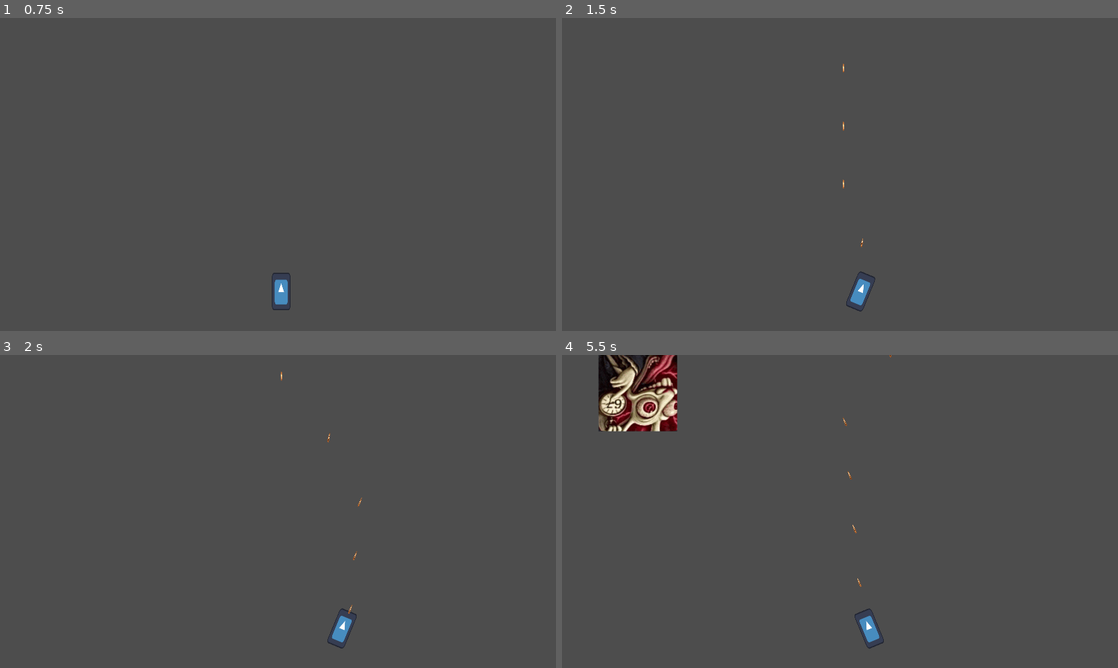
Above: before the commit, frames 1-4 (two rows, left to right).
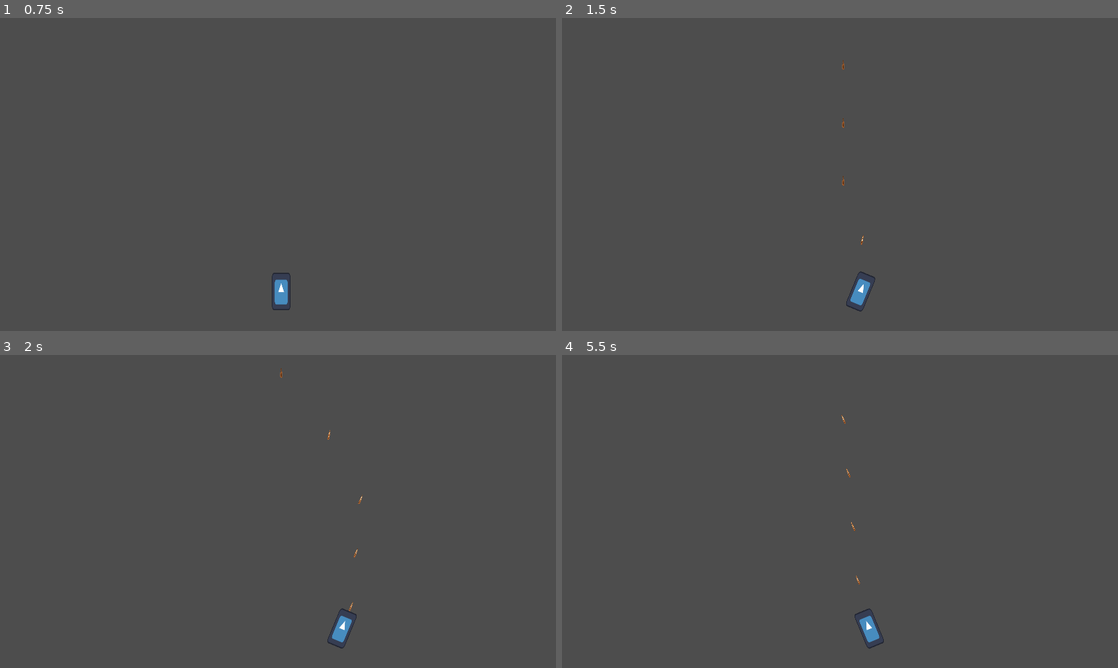
Above: after the commit, the same moments.

Repository: KopyB/TugasGIMPARTY13
Game: Godot game, scene res://scenes/main_menu.tscn
The game is run twice, just before and just after one commit, with the same random seed, the same clock (stepped at 60 frames per second) and the same inputs. The engine's default icon, where the game draws it, is replaced by a stand-in: a white triangle on a blue panel in a dark square.
Inputs:
- Up to frame 1 (0.75 s): click "START" at 0.5 s
- Up to frame 2 (1.5 s): tap Enter at 1.25 s; hold Right (ui_right) from 1.28 s (still down)
- Up to frame 3 (2 s): keep holding Right (ui_right)
- Up to frame 4 (5.5 s): release Right (ui_right) at 2.03 s; hold Left (ui_left) 2.03-2.78 s; hold Right (ui_right) 2.78-4.28 s; hold Left (ui_left) from 4.28 s (still down)

Frame 1 is identical in both runs. In frame 2, less than 0.1% of the frame differs, in the area x 50-55%, y 13-74%; in frame 3, less than 0.1%; in frame 4, 3.5%, in the area x 6-60%, y 0-74%.

Commit message:
enemyset
feat 2 enemyset

Diff:
--- a/scenes/barrelbomb.tscn
+++ b/scenes/barrelbomb.tscn
@@ -22,4 +22,5 @@
 
 [node name="VisibleOnScreenNotifier2D" type="VisibleOnScreenNotifier2D" parent="."]
 
+[connection signal="body_entered" from="." to="." method="_on_body_entered"]
 [connection signal="screen_exited" from="VisibleOnScreenNotifier2D" to="." method="_on_visible_on_screen_notifier_2d_screen_exited"]
--- a/scenes/bulletplayer.tscn
+++ b/scenes/bulletplayer.tscn
@@ -6,7 +6,7 @@
 [sub_resource type="RectangleShape2D" id="RectangleShape2D_7xqyn"]
 size = Vector2(6.5, 35.25)
 
-[node name="PLBullet" type="Area2D"]
+[node name="PLBullet" type="Area2D" groups=["player_bullet"]]
 collision_mask = 9
 script = ExtResource("1_7xqyn")
 
--- a/scenes/player.tscn
+++ b/scenes/player.tscn
@@ -24,6 +24,6 @@
 autostart = true
 
 [node name="FiringPosition" type="Marker2D" parent="."]
-position = Vector2(1, -73)
+position = Vector2(0, -82)
 
 [connection signal="timeout" from="Timer" to="." method="_on_timer_timeout"]
--- a/scripts/bulletplayer.gd
+++ b/scripts/bulletplayer.gd
@@ -16,9 +16,13 @@
 func _on_body_entered(body) -> void: # cek bullet hit
 	hit_something(body)
 
+func _on_area_entered(area: Area2D) -> void:
+	if area.is_in_group("player_bullet"):
+		return # IGNORE SELF QUEUE.FREE WHILE MULTISHOT
 
-func _on_area_entered(area: Area2D) -> void:
-	hit_something(area)
+	if area.has_method("take_damage"):
+		area.take_damage(1)
+		queue_free()
 
 func hit_something(target):
 	# Cek apakah target punya nyawa/bisa mati
--- a/scripts/enemy_spawner.gd
+++ b/scripts/enemy_spawner.gd
@@ -3,53 +3,58 @@
 var enemy_scene = preload("res://scenes/dummy.tscn")
 @onready var spawn_timer = $SpawnTimer
 
-# --- PENGATURAN DIFFICULTY ---
-var time_elapsed = 0.0     # Penghitung waktu bermain
-var initial_spawn_rate = 3.0 # Awal game: Spawn tiap 3 detik
-var min_spawn_rate = 0.5   # Batas ngebut: Paling cepat spawn tiap 0.5 detik
-var difficulty_curve = 0.02 # Seberapa cepat game jadi susah kalau mau kesulitannya eksponensial tambahkan 0.01 + n ; n > 0
+# --- SETTING DIFFICULTY ---
+var time_elapsed = 0.0
+var initial_spawn_rate = 10.0 # REQUEST: Awal game 10 detik
+var min_spawn_rate = 0.5      # Paling cepat 0.5 detik
+var difficulty_curve = 0.05   # Seberapa cepat jadi susah
 
 func _ready():
-	# Mulai timer pertama kali
+	randomize()
 	spawn_timer.start(initial_spawn_rate)
 
 func _process(delta):
-	# Hitung durasi permainan terus menerus
 	time_elapsed += delta
 
 func _on_spawn_timer_timeout():
-	spawn_linear_enemy()
+	spawn_logic()
 
-	# --- DIFFICULTY LOGIC ---
-	# Rumus: Semakin lama main (time_elapsed naik), interval spawn makin kecil
+	# Hitung waktu spawn berikutnya (Linear Difficulty)
 	var new_wait_time = initial_spawn_rate - (time_elapsed * difficulty_curve)
-
-	# Agar tidak nol atau negatif (batas minimal 0.5 detik)
 	if new_wait_time < min_spawn_rate:
 		new_wait_time = min_spawn_rate
 
-	# Debug print untuk melihat perubahan speed spawn
-	print("Waktu main: ", int(time_elapsed), "s | Spawn Rate: ", "%.2f" % new_wait_time)
-
-	# Set timer untuk spawn berikutnya dengan waktu baru
 	spawn_timer.start(new_wait_time)
 
-func spawn_linear_enemy():
-	var new_enemy = enemy_scene.instantiate()
+func spawn_logic():
 	var viewport_rect = get_viewport_rect().size
+	var type_rng = randi() % 2 # 0 = Gunboat, 1 = Bomber
 
-	# Tentukan tipe musuh berdasarkan pola (bukan random murni lagi jika mau)
-	# Tapi untuk sekarang kita random tipe saja, tapi spawn-nya yang linear.
-	var type_rng = randi() % 2
+	if type_rng == 0:
+		# --- GUNBOAT (Spawn Berkelompok 1-3) ---
+		var group_count = randi_range(1, 3) # Random 1 sampai 3 kapal
 
-	if type_rng == 0: # GUNBOAT
-		new_enemy.enemy_type = 0
-		var spawn_x = randf_range(50, viewport_rect.x - 50)
-		new_enemy.global_position = Vector2(spawn_x, -60)
-	else: # BOMBER
-		new_enemy.enemy_type = 1
+		# Tentukan posisi tengah grup
+		var center_x = randf_range(100, viewport_rect.x - 100)
+
+		for i in range(group_count):
+			var new_enemy = enemy_scene.instantiate()
+			new_enemy.enemy_type = 0 # Gunboat
+
+			# Atur formasi berjejer (jarak antar kapal 60 pixel)
+			# Logic: Jika 3 kapal, offsetnya: -60, 0, +60
+			var offset_x = (i - (group_count - 1) / 2.0) * 60
+
+			new_enemy.global_position = Vector2(center_x + offset_x, -60)
+			get_tree().current_scene.add_child(new_enemy)
+
+	else:
+		# --- BOMBER (Spawn Sendiri dari Kiri) ---
+		var new_enemy = enemy_scene.instantiate()
+		new_enemy.enemy_type = 1 # Bomber
+
 		var spawn_x = -60
-		var spawn_y = randf_range(50, viewport_rect.y / 3)
+		var spawn_y = randf_range(50, viewport_rect.y / 2)
+
 		new_enemy.global_position = Vector2(spawn_x, spawn_y)
-
-	get_tree().current_scene.add_child(new_enemy)
+		get_tree().current_scene.add_child(new_enemy)
Not shown: 1 places in scenes/barrelbomb.tscn that only renumber resources
